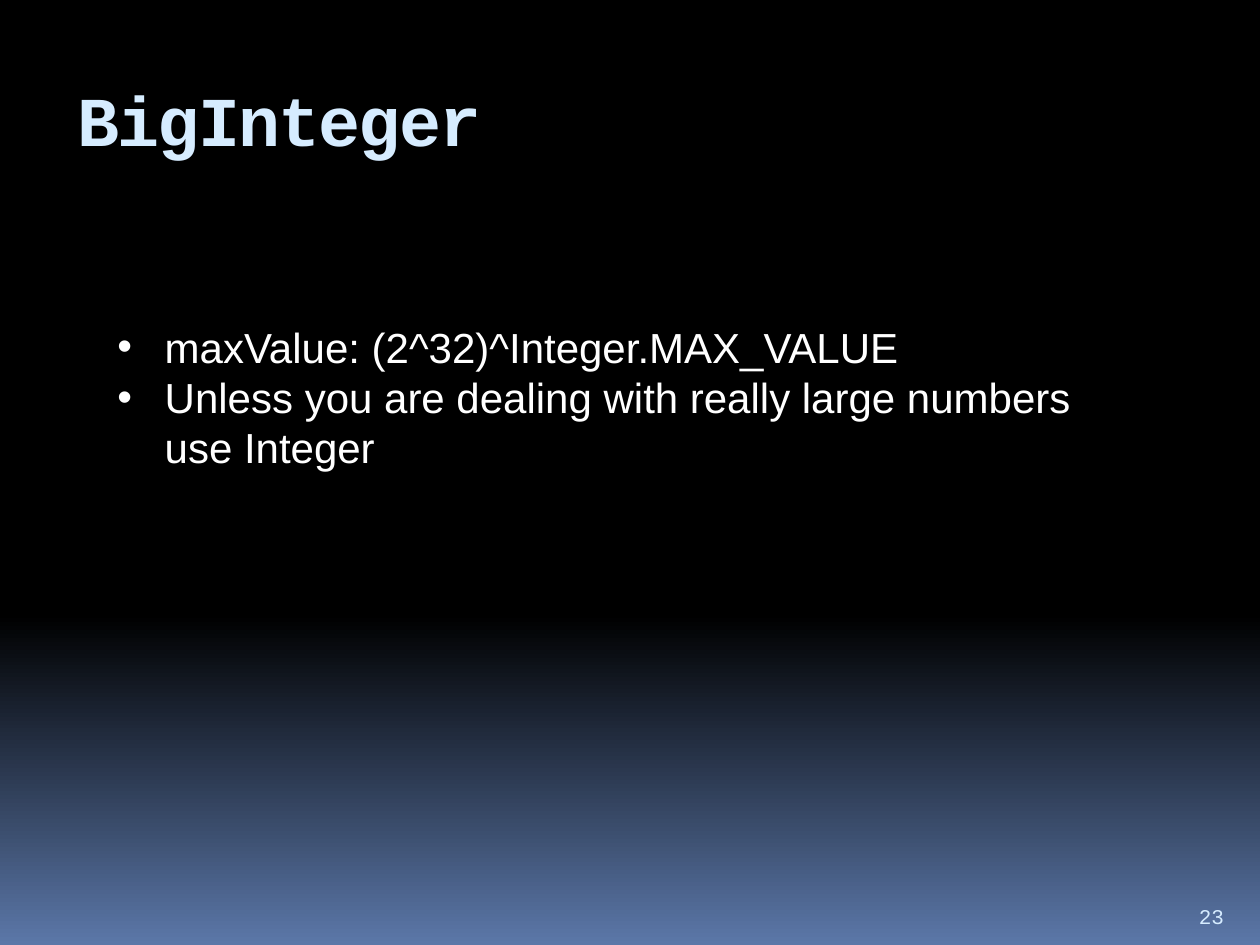
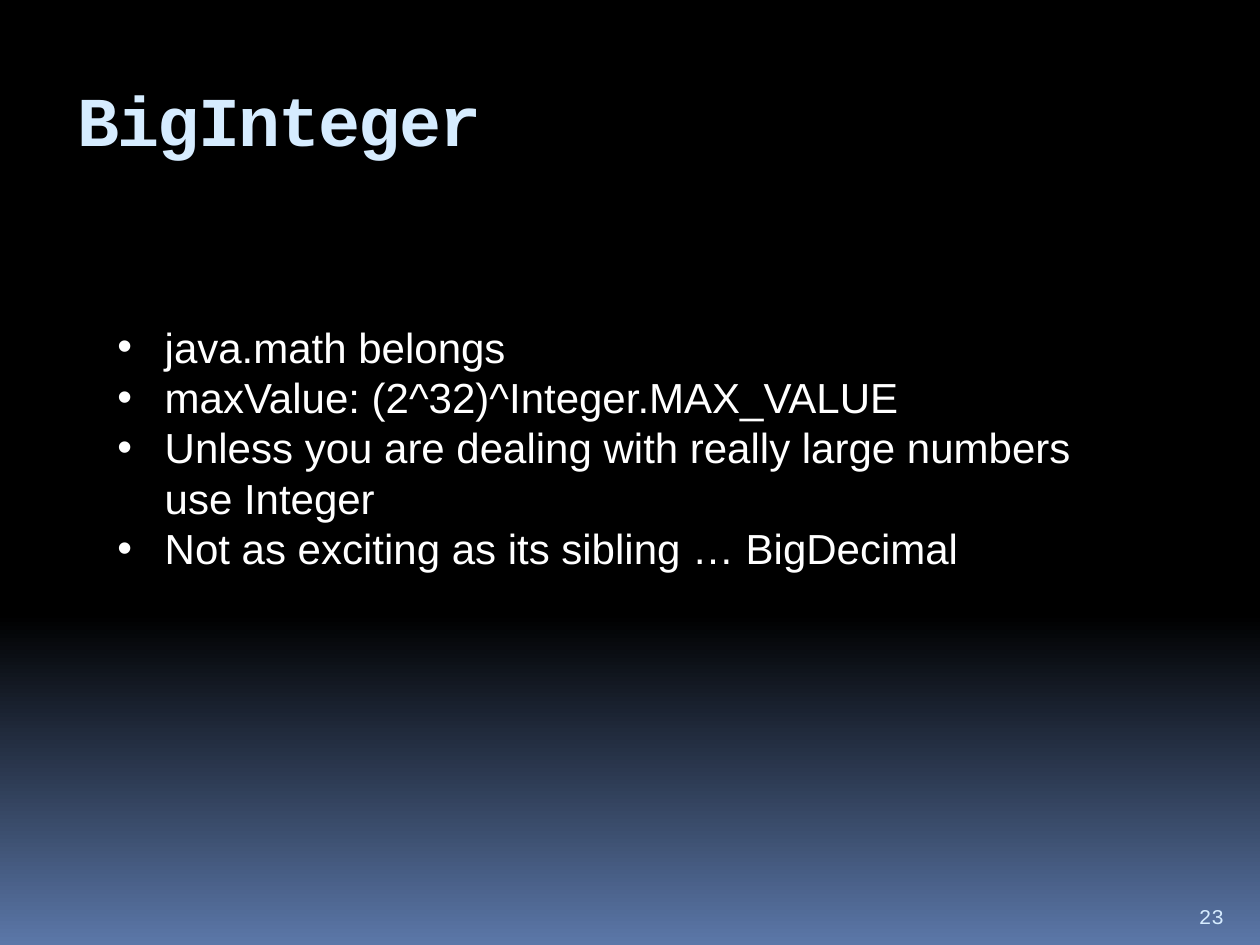
Before and after one commit to hchan/comp2613, a slide deck: slide 23 of coursePresentation.pptx. Drawn at 1260x945 pixels with LibreOffice and Linux fonts; fonts in the diff are those of the drawing. Boxes give left, top, right and bottom in pixels: in the first picture for what was removed or moved away, otherwise in the second. Text is boxed around its words. In the diff, an @@ line names an element or a change of style, - is before the commit and + after.

```diff
--- a/coursePresentation.pptx
+++ b/coursePresentation.pptx
@@ text at (165, 332, 505, 371): paragraph added @@
+• java.math belongs
@@ text at (165, 533, 958, 573): paragraph added @@
+• Not as exciting as its sibling … BigDecimal
```
Also in this commit, not shown: 2 other slides changed, 1 slide added, 1 other file.
